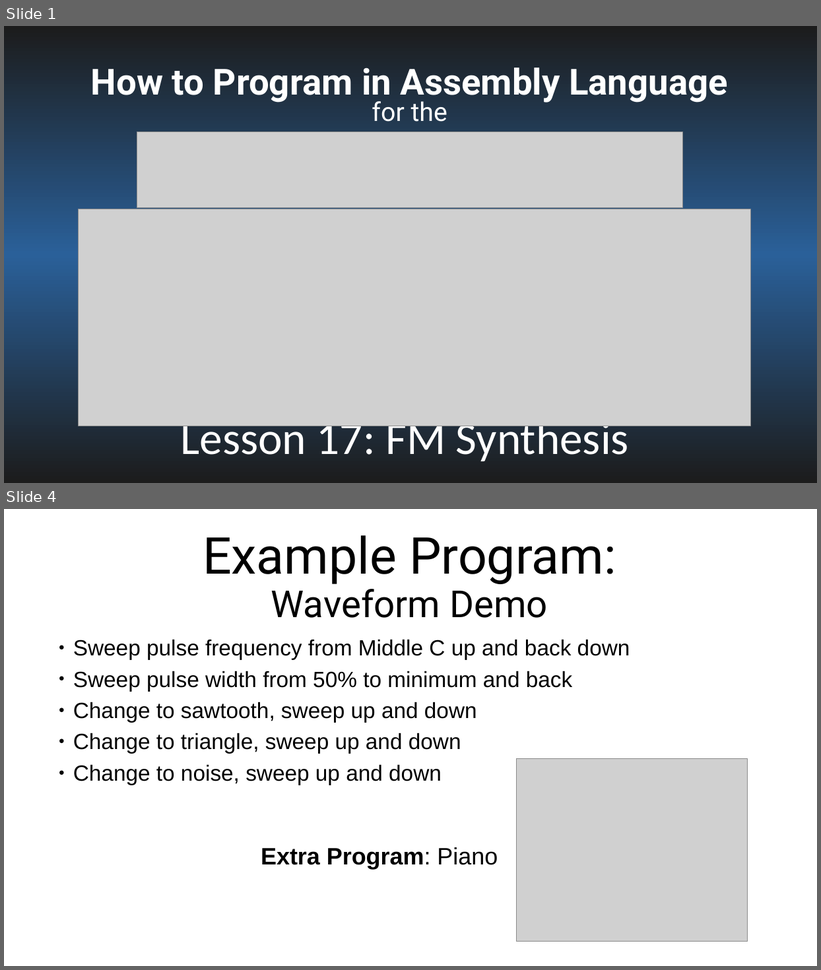
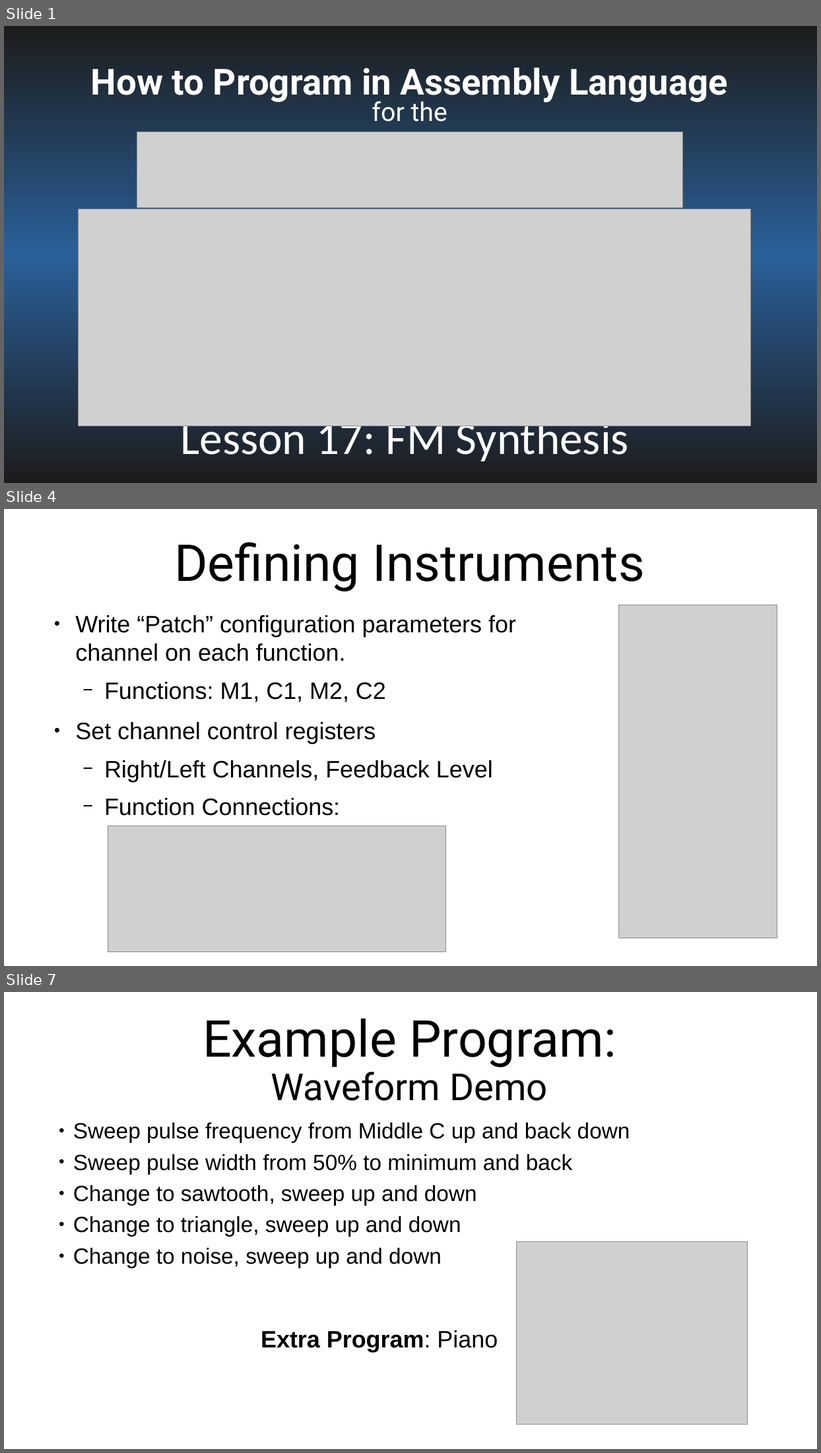
Before and after one commit to SlithyMatt/x16-assembly-tutorial, a slide deck: Lesson17/Lesson17.odp. Shown one above the other, each under a label of ours: slides 1 and 4 before the commit, slides 1, 4 and 7 after it; the slides between them are not shown. The pictures are 821x970 and 821x1453 pixels, drawn with LibreOffice and Linux fonts; fonts in the diff are those of the drawing; grey boxes stand for pictures. Boxes give left, top, right and bottom in pixels: in the first picture for what was removed or moved away, otherwise in the second. Text is boxed around its words. In the diff, an @@ line names an element or a change of style, - is before the commit and + after.

```diff
--- a/Lesson17/Lesson17.odp
+++ b/Lesson17/Lesson17.odp
@@ slide 4 added at (4,509,817,966), background #FFFFFF @@
@@ title added at (174,542,645,591), 60 pt, text #000000 @@
+Defining Instruments
@@ picture added at (619,605,778,938) @@
@@ text added at (75,615,516,816), 28 pt, text #000000 @@
+● Write “Patch” configuration parameters for channel on each function.
+  − Functions: M1, C1, M2, C2
+● Set channel control registers
+  − Right/Left Channels, Feedback Level
+  − Function Connections:
@@ picture added at (108,826,446,953) @@
@@ what was slide 4 is now slide 7 @@
```
Also in this commit, not shown: 1 slide changed, 3 other slides added, 1 slide removed, 2 other files.
